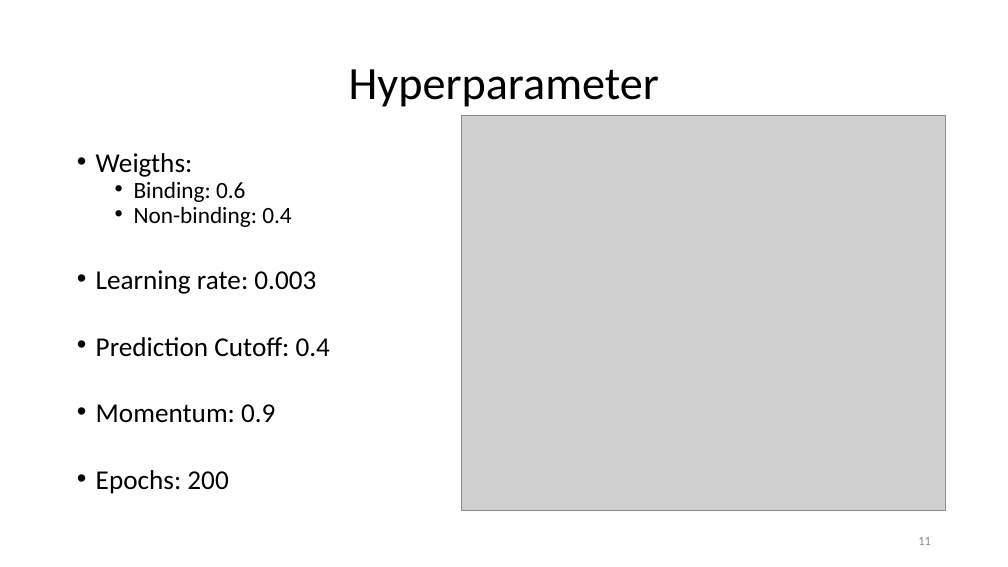
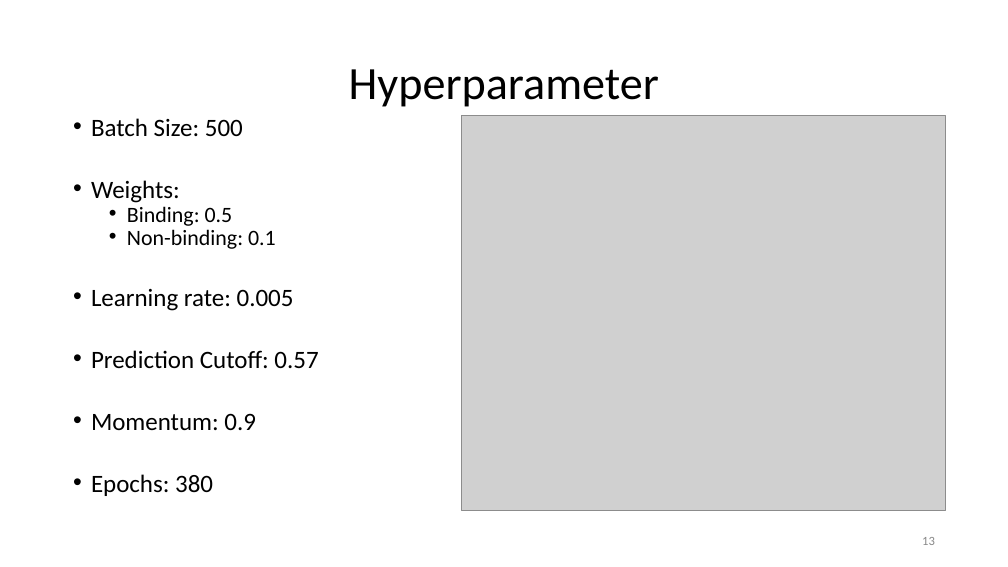
Before and after one commit to paulhager/ProteinPrediction1, a slide deck: slide 13 of BLOSUMscoresComparedToSingleSNAPscores.pptx (slide 11 before the commit). Drawn at 1008x567 pixels with LibreOffice and Linux fonts; fonts in the diff are those of the drawing; grey boxes stand for pictures; background and template pictures are left out. Boxes give left, top, right and bottom in pixels: in the first picture for what was removed or moved away, otherwise in the second. Text is boxed around its words. In the diff, an @@ line names an element or a change of style, - is before the commit and + after.

```diff
--- a/BLOSUMscoresComparedToSingleSNAPscores.pptx
+++ b/BLOSUMscoresComparedToSingleSNAPscores.pptx
@@ text "Batch Size: 500": place and size @@
-text "Batch Size: 500" at [96, 153, 330, 494]
+text "Batch Size: 500" at [91, 118, 318, 496]
@@ text at [91, 118, 318, 369]: text changed; size 25.9 to 23.8 pt @@
-• Weigths:
-  • Binding: 0.6
-  • Non-binding: 0.4
-• Learning rate: 0.003
-• Prediction Cutoff: 0.4
+• Batch Size: 500
+• Weights:
+  • Binding: 0.5
+  • Non-binding: 0.1
+• Learning rate: 0.005
+• Prediction Cutoff: 0.57
@@ text at [91, 413, 256, 431]: size 25.9 to 23.8 pt in "Momentum: 0.9"; indent changed; line spacing 0.7 to 0.72; less space between paragraphs @@
@@ text at [91, 474, 213, 496]: text changed; size 25.9 to 23.8 pt @@
-• Epochs: 200
+• Epochs: 380
@@ page number removed at [918, 537, 931, 545] @@
-11
@@ page number added at [922, 537, 935, 545], 12 pt, text #888888 @@
+13
```
Also in this commit, not shown: 21 other slides changed, 5 slides added, 1 slide removed, 2 other files.
